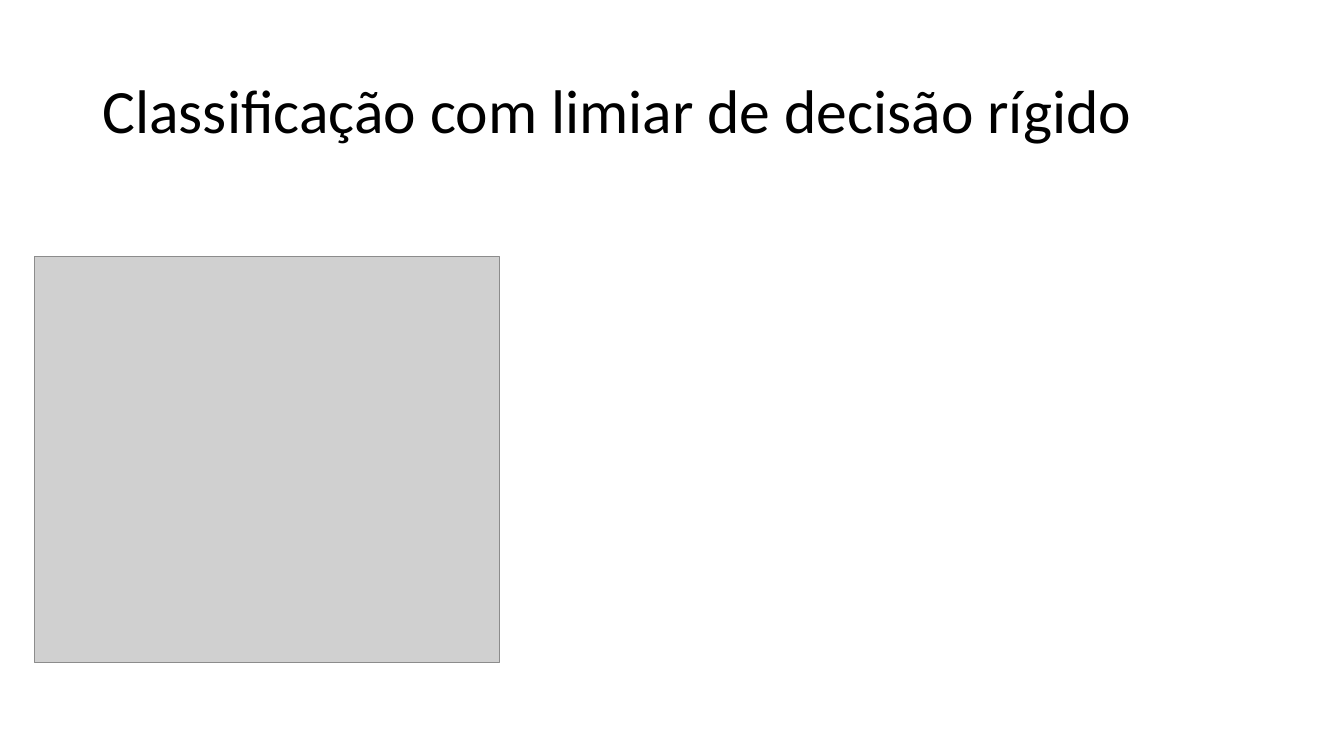
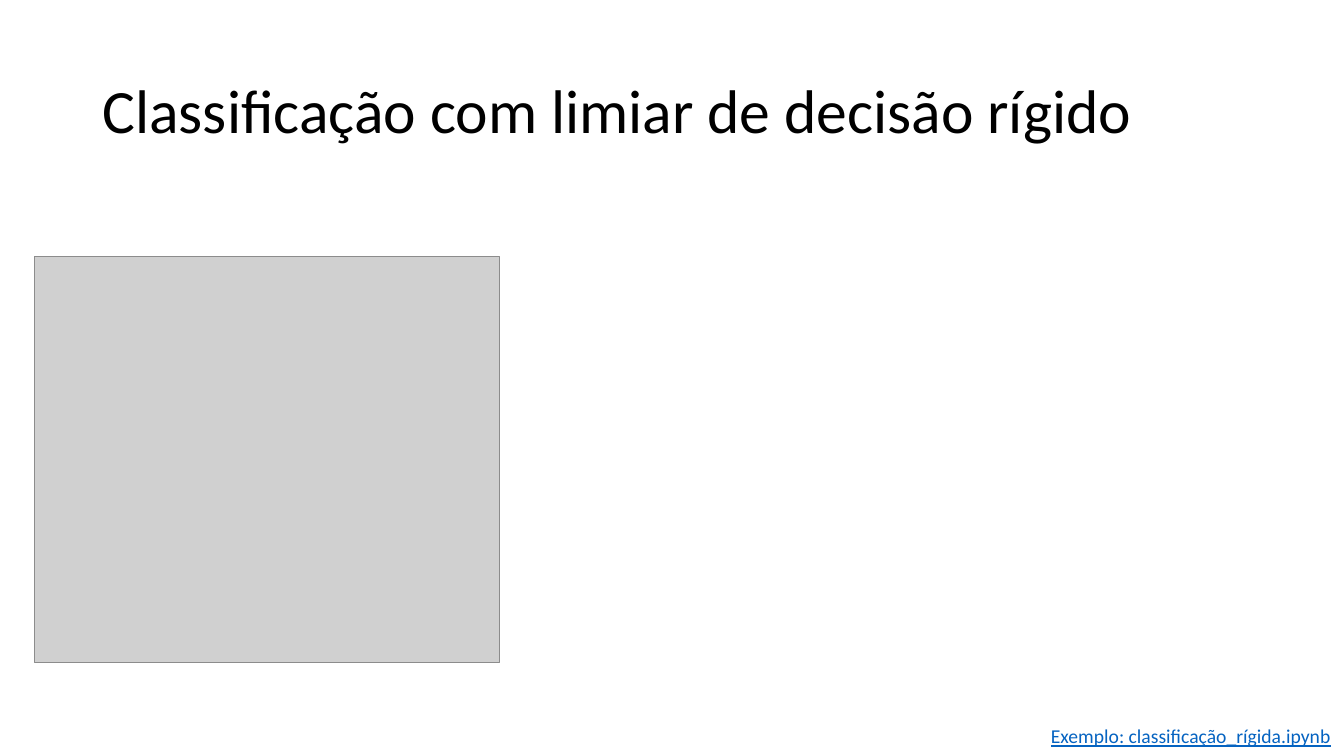
Before and after one commit to zz4fap/t320_aprendizado_de_maquina, a slide deck: slide 20 of slides/T320_Classificação (Parte II).pptx. Drawn at 1344x756 pixels with LibreOffice and Linux fonts; fonts in the diff are those of the drawing; grey boxes stand for pictures. Boxes give left, top, right and bottom in pixels: in the first picture for what was removed or moved away, otherwise in the second. Text is boxed around its words. In the diff, an @@ line names an element or a change of style, - is before the commit and + after.

Commit message:
update of slides

```diff
--- a/slides/T320_Classificação (Parte II).pptx
+++ b/slides/T320_Classificação (Parte II).pptx
@@ text added at [1051, 729, 1331, 747], 14 pt, text #0563C1, underline @@
+Exemplo: classificação_rígida.ipynb
```
Also in this commit, not shown: 2 other files.
